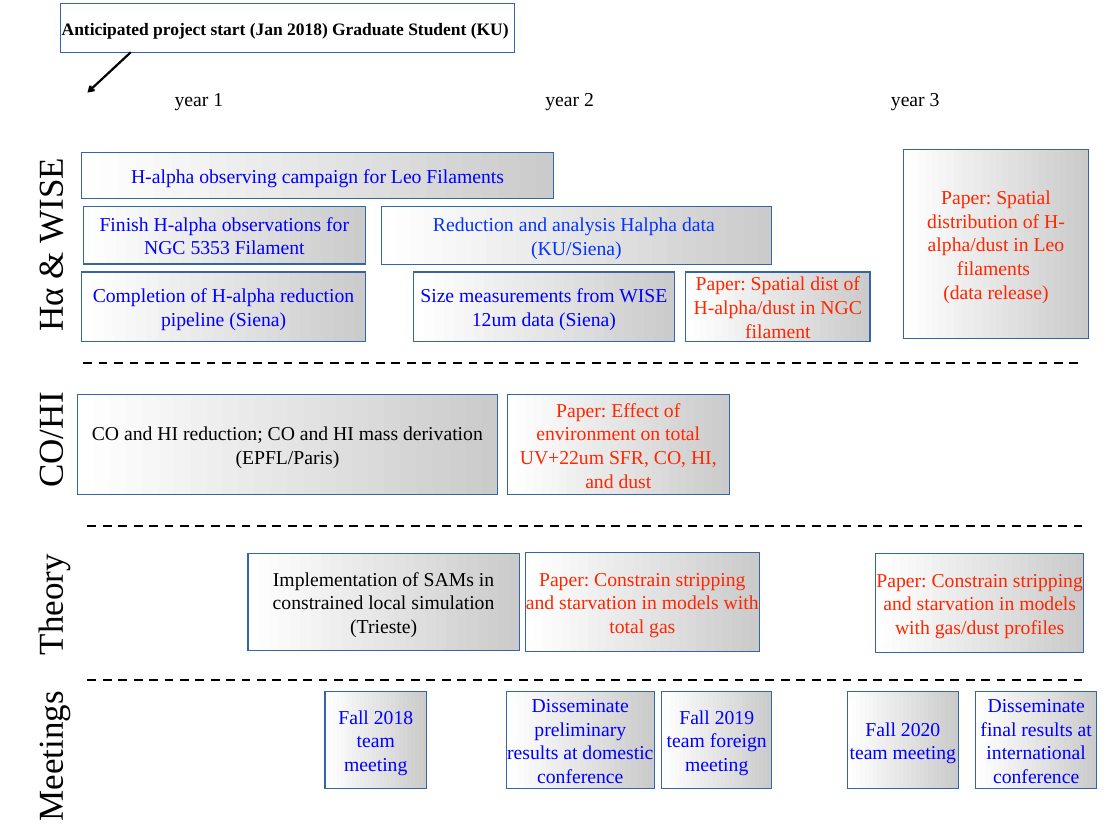
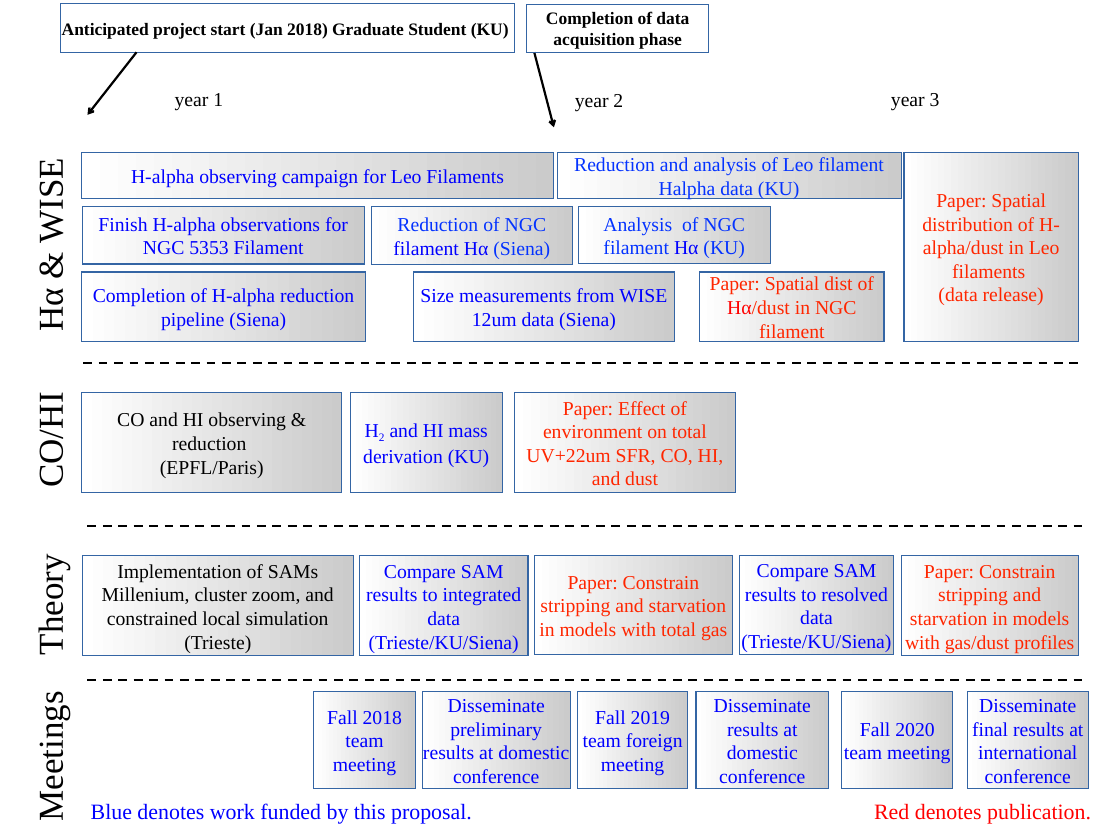
Before and after one commit to rfinn/NSF2016, a slide deck: slide 1 of work-plan_v1.pptx. Drawn at 1120x840 pixels with LibreOffice and Linux fonts; fonts in the diff are those of the drawing. Boxes give left, top, right and bottom in pixels: in the first picture for what was removed or moved away, otherwise in the second. Text is boxed around its words. In the diff, an @@ line names an element or a change of style, - is before the commit and + after.

```diff
--- a/work-plan_v1.pptx
+++ b/work-plan_v1.pptx
@@ text added at <box>546,11,689,49</box>, 16 pt, text #000000, bold @@
+Completion of data acquisition phase
@@ arrow moved from (131, 52) - (87, 93) to (136, 52) - (87, 115) @@
@@ arrow added from (534, 52) to (554, 128), #000000 2 pt @@
@@ text "year 2": place and size @@
-text "year 2" at <box>545,93,594,111</box>
+text "year 2" at <box>575,94,623,111</box>
@@ rectangle added at <box>558,152,902,198</box>, fill gradient #FFFFFF to #CBCBCB, 18 pt, text #0433FF @@
+Reduction and analysis of Leo filament Halpha data (KU)
@@ rectangle "Paper: Spatial distribution of H-alpha/dust ...": place and size @@
-rectangle "Paper: Spatial distribution of H-alpha/dust ..." at <box>904,150,1088,339</box>
+rectangle "Paper: Spatial distribution of H-alpha/dust ..." at <box>904,153,1079,342</box>
@@ rectangle "Reduction of NGC filament Hα ...": place and size @@
-rectangle "Reduction of NGC filament Hα ..." at <box>381,207,771,265</box>
+rectangle "Reduction of NGC filament Hα ..." at <box>372,207,573,265</box>
@@ rectangle added at <box>578,206,770,264</box>, fill gradient #FFFFFF to #CBCBCB, 18 pt, text #0433FF @@
+Analysis of NGC filament Hα (KU)
@@ text in rectangle at <box>393,217,550,259</box>: text changed @@
-Reduction and analysis Halpha data
-(KU/Siena)
+Reduction of NGC filament Hα (Siena)
@@ rectangle "Paper: Spatial dist of Hα/dust ...": place and size @@
-rectangle "Paper: Spatial dist of Hα/dust ..." at <box>686,272,870,341</box>
+rectangle "Paper: Spatial dist of Hα/dust ..." at <box>700,272,885,341</box>
@@ text in rectangle at <box>710,276,874,342</box>: text changed @@
-Paper: Spatial dist of H-alpha/dust in NGC filament
+Paper: Spatial dist of Hα/dust in NGC filament
@@ rectangle "CO and HI observing & ...": place and size @@
-rectangle "CO and HI observing & ..." at <box>78,395,498,495</box>
+rectangle "CO and HI observing & ..." at <box>82,393,342,493</box>
@@ text in rectangle at <box>117,412,286,478</box>: text changed @@
-CO and HI reduction; CO and HI mass derivation (EPFL/Paris)
+CO and HI observing & reduction
+(EPFL/Paris)
@@ rectangle added at <box>350,393,503,493</box>, fill gradient #FFFFFF to #CBCBCB, 18 pt, text #0000FF @@
+H2 and HI mass derivation (KU)
@@ rectangle "Paper: Effect of environment on ...": place and size @@
-rectangle "Paper: Effect of environment on ..." at <box>507,395,729,495</box>
+rectangle "Paper: Effect of environment on ..." at <box>514,393,736,493</box>
@@ rectangle "Implementation of SAMs Millenium, cluster ...": place and size @@
-rectangle "Implementation of SAMs Millenium, cluster ..." at <box>248,554,520,651</box>
+rectangle "Implementation of SAMs Millenium, cluster ..." at <box>82,556,354,656</box>
@@ text in rectangle at <box>102,564,333,653</box>: text changed @@
-Implementation of SAMs in constrained local simulation (Trieste)
+Implementation of SAMs Millenium, cluster zoom, and constrained local simulation (Trieste)
@@ rectangle added at <box>360,556,528,656</box>, fill gradient #FFFFFF to #CBCBCB, 18 pt, text #0000FF @@
+Compare SAM results to integrated data (Trieste/KU/Siena)
@@ rectangle "Paper: Constrain stripping and starvation ...": place and size @@
-rectangle "Paper: Constrain stripping and starvation ..." at <box>525,552,760,652</box>
+rectangle "Paper: Constrain stripping and starvation ..." at <box>534,555,732,655</box>
@@ rectangle added at <box>740,555,894,655</box>, fill gradient #FFFFFF to #CBCBCB, 18 pt, text #0000FF @@
+Compare SAM results to resolved data (Trieste/KU/Siena)
@@ rectangle "Paper: Constrain stripping and starvation ...": place and size @@
-rectangle "Paper: Constrain stripping and starvation ..." at <box>876,553,1085,653</box>
+rectangle "Paper: Constrain stripping and starvation ..." at <box>901,556,1078,656</box>
@@ rectangle "Fall 2018 team meeting": place and size @@
-rectangle "Fall 2018 team meeting" at <box>325,692,427,788</box>
+rectangle "Fall 2018 team meeting" at <box>314,692,416,788</box>
@@ rectangle "Disseminate preliminary results at domestic ...": place and size @@
-rectangle "Disseminate preliminary results at domestic ..." at <box>506,692,655,788</box>
+rectangle "Disseminate preliminary results at domestic ..." at <box>422,692,570,788</box>
@@ rectangle "Fall 2019 team foreign meeting": place and size @@
-rectangle "Fall 2019 team foreign meeting" at <box>662,692,771,788</box>
+rectangle "Fall 2019 team foreign meeting" at <box>578,692,688,788</box>
@@ rectangle added at <box>696,692,829,788</box>, fill gradient #FFFFFF to #CBCBCB, 18 pt, text #0000FF @@
+Disseminate results at domestic conference
@@ rectangle "Fall 2020 team meeting": place and size @@
-rectangle "Fall 2020 team meeting" at <box>847,692,959,788</box>
+rectangle "Fall 2020 team meeting" at <box>842,692,953,788</box>
@@ rectangle "Disseminate final results at international ...": place and size @@
-rectangle "Disseminate final results at international ..." at <box>976,692,1096,788</box>
+rectangle "Disseminate final results at international ..." at <box>967,692,1088,788</box>
@@ text added at <box>91,803,472,824</box>, 20 pt, text #0000FF @@
+Blue denotes work funded by this proposal.
@@ text added at <box>874,803,1091,824</box>, 20 pt, text #FF0000 @@
+Red denotes publication.
```
Also in this commit, not shown: 9 other files.
